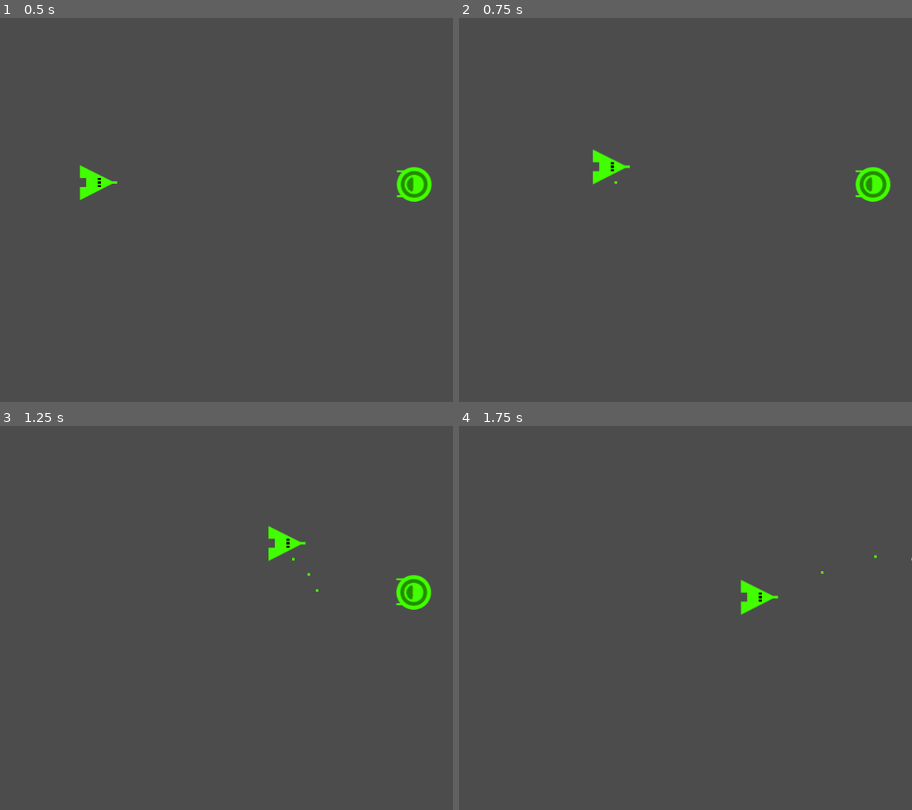
Above: before the commit, frames 1-4 (two rows, left to right).
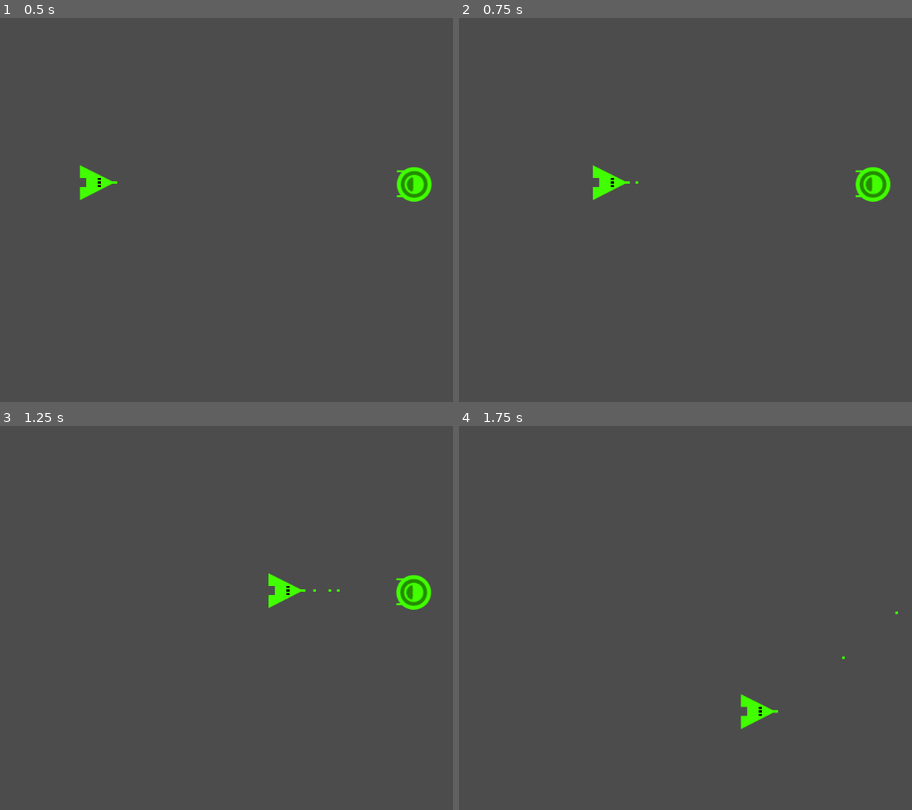
Above: after the commit, the same moments.

Repository: FreeDelete-Software/learn2shmup
Game: Godot game, scene res://levels/level0/level0.tscn
Two runs of this game, one before a commit and one after it. Both use one fixed random seed, a clock stepped at 60 frames per second and the inputs below.
Inputs:
- Up to frame 1 (0.5 s): no input
- Up to frame 2 (0.75 s): tap Enter at 0.5 s; hold Right (ui_right) from 0.53 s (still down); tap Space (ui_select) at 0.6 s
- Up to frame 3 (1.25 s): keep holding Right (ui_right); tap Space (ui_select) at 0.77, 1.07 s
- Up to frame 4 (1.75 s): release Right (ui_right) at 1.28 s; hold Down (ui_down) from 1.28 s (still down); tap Space (ui_select) at 1.35, 1.52 s

Frame 1 is identical in both runs. In frame 2, 0.5% of the frame differs, in the area x 29-40%, y 34-48%; in frame 3, 0.7%; in frame 4, 0.7%, in the area x 62-100%, y 33-79%.

Commit message:
Add position offset for bullet instance

Diff:
--- a/player/player.gd
+++ b/player/player.gd
@@ -16,10 +16,10 @@
 
 
 # Called every frame. 'delta' is the elapsed time since the previous frame.
-#func _process(delta):
-#	pass
+func _process(_delta):
+	pass
 
-func _physics_process(delta):
+func _physics_process(_delta):
 	var velocity = Vector2.ZERO
 	if Input.is_action_pressed("ui_up"):
 		velocity.y -= 1
@@ -29,7 +29,10 @@
 		velocity.x -= 1
 	if Input.is_action_pressed("ui_right"):
 		velocity.x += 1
-	move_and_slide(velocity * speed)
+	velocity = velocity.normalized() * speed
+	var _player_slide = move_and_slide(velocity)
 
 	if Input.is_action_just_pressed("ui_select"):
-		emit_signal("shoot", _bullet, self.position)
+		var bullet_pos = self.position
+		bullet_pos.x += 33
+		emit_signal("shoot", _bullet, bullet_pos)
